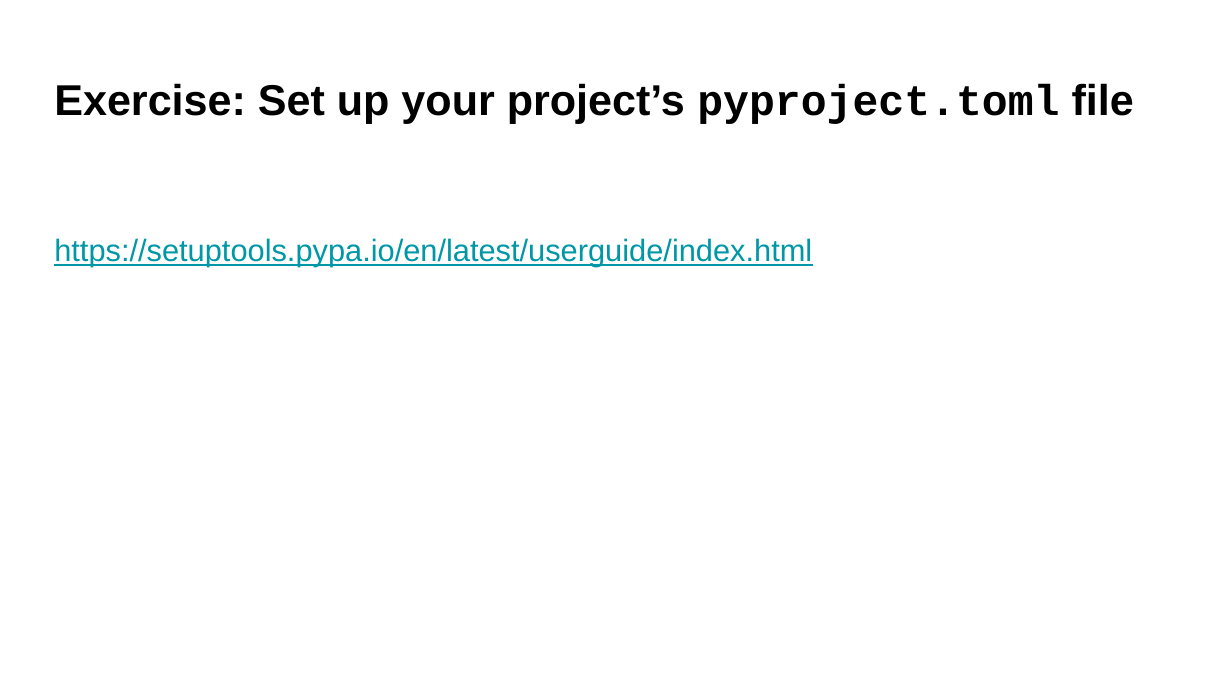
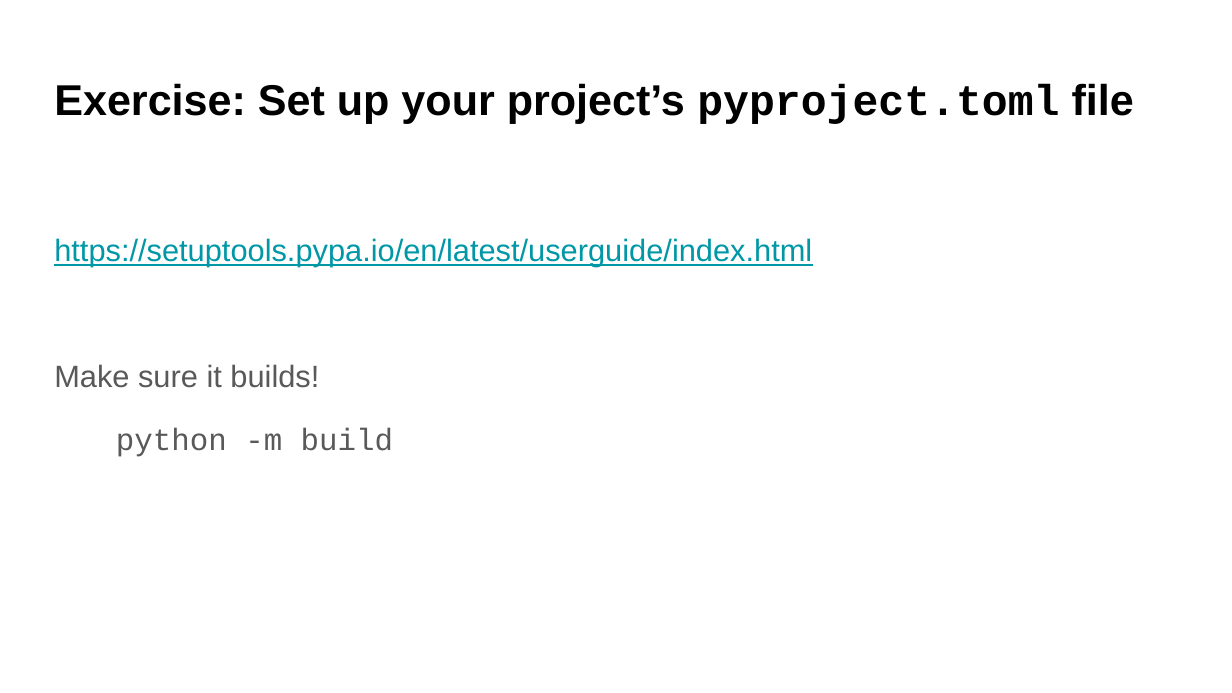
Before and after one commit to UWDATA515/lecture-materials, a slide deck: slide 11 of 09/DATA515_09_Packages.pptx. Drawn at 1232x693 pixels with LibreOffice and Linux fonts; fonts in the diff are those of the drawing; background and template pictures are left out. Boxes give left, top, right and bottom in pixels: in the first picture for what was removed or moved away, otherwise in the second. Text is boxed around its words. In the diff, an @@ line names an element or a change of style, - is before the commit and + after.

```diff
--- a/09/DATA515_09_Packages.pptx
+++ b/09/DATA515_09_Packages.pptx
@@ text at <box>54,364,393,457</box>: paragraphs added @@
+Make sure it builds!
+python -m build
```
Also in this commit, not shown: 1 other slide changed, 1 other file.
